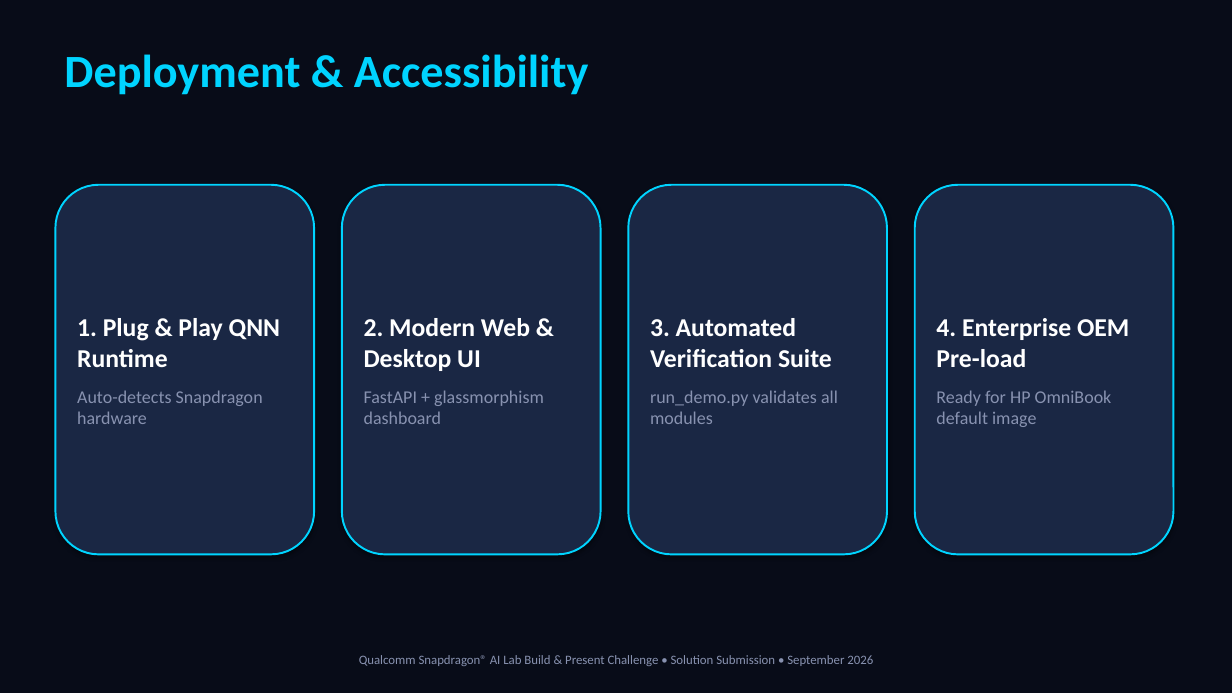
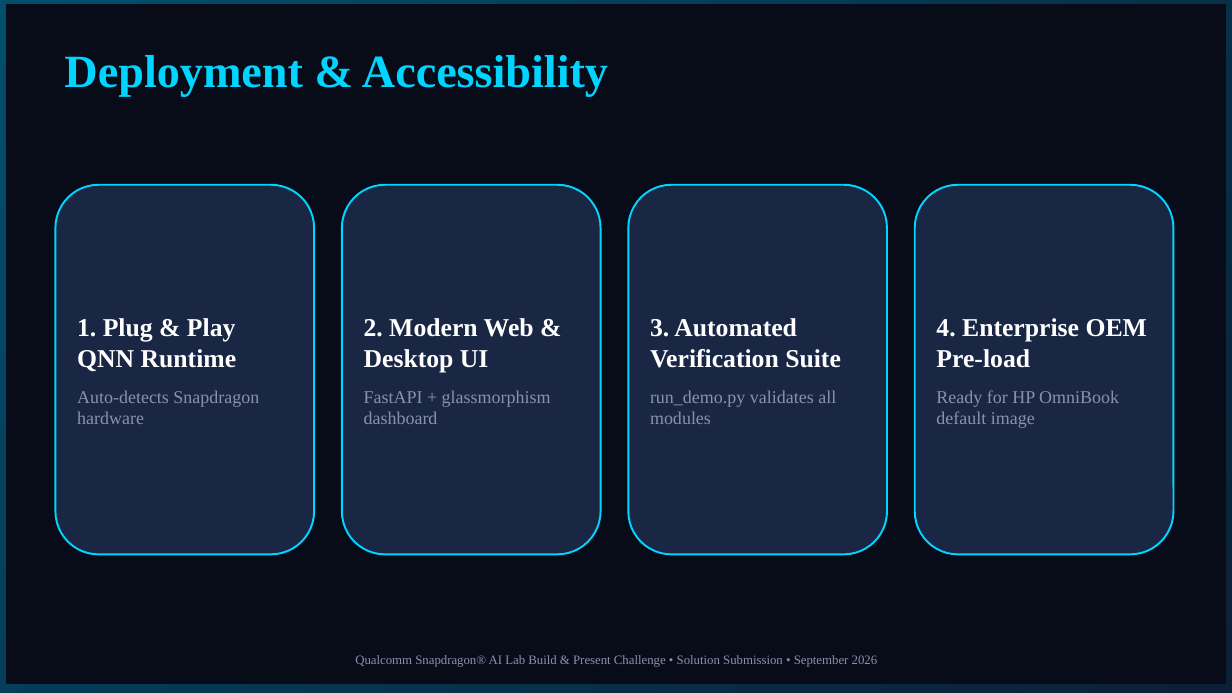
Before and after one commit to AnuragKannojiya/OmniSnap-AI, a slide deck: slide 8 of OmniSnap_AI_Pitch_Deck.pptx. Drawn at 1232x693 pixels with LibreOffice and Linux fonts; fonts in the diff are those of the drawing. Boxes give left, top, right and bottom in pixels: in the first picture for what was removed or moved away, otherwise in the second. Text is boxed around its words. In the diff, an @@ line names an element or a change of style, - is before the commit and + after.

```diff
--- a/OmniSnap_AI_Pitch_Deck.pptx
+++ b/OmniSnap_AI_Pitch_Deck.pptx
@@ background #FFFFFF to gradient #004E6C to #0C2036 @@
@@ rectangle: place and size @@
-rectangle at (0, 0, 1232, 693)
+rectangle at (6, 5, 1226, 684)
@@ rectangle at (6, 5, 1226, 684): outline #080C18 0.75 pt to #080C18 0.5 pt; shadow off @@
@@ text "Deployment & Accessibility" at (64, 55, 608, 97): font Calibri to Times New Roman @@
@@ font Calibri to Times New Roman; shadow off; proportions changed in 4 elements at (55, 185, 314, 555), (342, 185, 601, 555), (628, 185, 887, 555), (915, 185, 1174, 555) @@
@@ text "Qualcomm Snapdragon® AI Lab Build ..." at (355, 655, 878, 667): font Calibri to Times New Roman @@
```
Also in this commit, not shown: 9 other slides changed, 1 other file.
